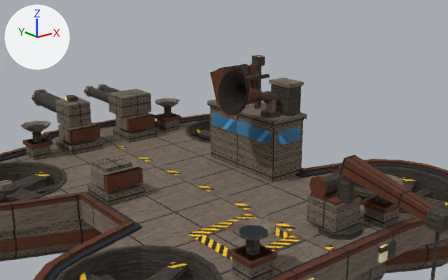
One commit to the glTF model art/models/swallowtail.glb: the scene before it, then after it.
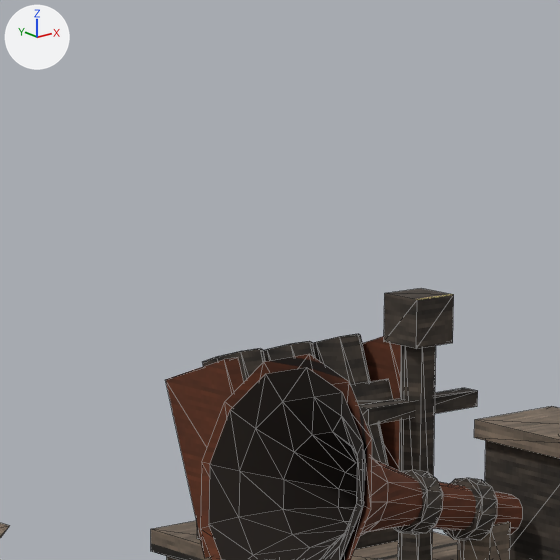
Old and new are each drawn from a 50 mm lens placed at (-85.5, -121.0, 84.1), pointed at (15.4, 5.1, 33.7) and again close up on the part from 40% to 64% of the width and 0% to 38% of the height. The lights are fixed; the arrows at upper left show +X, +Y and +Z. The first two pictures are the older version. The close-ups show mesh edges as thin lines. Where no turn or scale is listed for an object, it has been applied to the vertices.

Script lines for the objects in view, before the commit:
```python
me_flare_strap = bpy.data.meshes.new('flare_strap')
me_flare_strap.from_pydata(...)  # 8 vertices, 12 faces; spans x 16.0..26.0, y 5.45..9.43, z 48.53..50.96
me_flare_strap.materials.append(mat_steel_dark)  # picture img_dark
me_horn_collar_001 = bpy.data.meshes.new('horn_collar.001')
me_horn_collar_001.from_pydata(...)  # 24 vertices, 44 faces; spans x 13.19..14.89, y -11.1..-8.1, z 47.36..50.51
me_horn_collar_001.materials.append(mat_steel_dark)  # picture img_dark
me_yard = bpy.data.meshes.new('yard')
me_yard.from_pydata(...)  # a box spanning x 17.4..24.6, y -2.5..-1.5, z 51.0..51.8
me_yard.materials.append(mat_steel_dark)  # picture img_dark
ob_flare_strap = bpy.data.objects.new('flare_strap', me_flare_strap)
ob_flare_strap.location = (0.0, 0.0, 0.0)
ob_horn_collar_001 = bpy.data.objects.new('horn_collar.001', me_horn_collar_001)
ob_horn_collar_001.location = (0.0, 0.0, 0.0)
ob_yard = bpy.data.objects.new('yard', me_yard)
ob_yard.location = (0.0, 0.0, 0.0)
# also in view: 'island_mast' at (21.0, -2.0, 49.0); 'horn_post' at (18.6, -9.6, 45.8); 'flare_tube.001' at (21.0, 7.0, 48.4); 'stack' at (23.6, -9.8, 46.8); 'flare_tube.002' at (24.3, 7.0, 48.4)
```
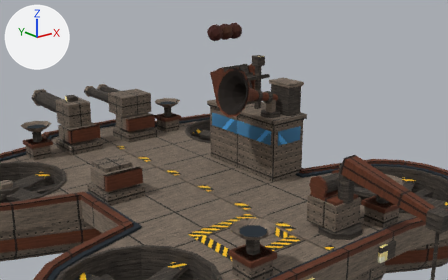
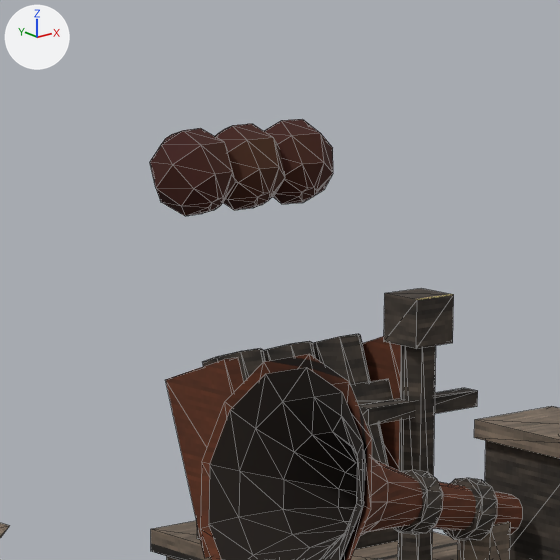
Pixel boxes (x1, y1, x2, y2) of what changed, in the close-ups (560 x 560 px):
```json
{"object": "flare_star", "change": "added", "after": [150, 128, 235, 216], "on screen": "brown"}
{"object": "flare_star.001", "change": "added", "after": [215, 124, 285, 210], "on screen": "brown"}
{"object": "flare_star.002", "change": "added", "after": [264, 119, 333, 204], "on screen": "brown"}
```

Edits to the scene script, one JSON object a line:
```json
{"op": "add", "block": "me_flare_star_002", "code": ["me_flare_star_002 = bpy.data.meshes.new('flare_star.002')", "me_flare_star_002.from_pydata(...)  # 40 vertices, 76 faces; spans x 22.11..26.49, y 9.57..14.06, z 59.6..63.95", "me_flare_star_002.materials.append(mat_amber_ember)  # picture img_ember"]}
{"op": "add", "block": "me_flare_star_001", "code": ["me_flare_star_001 = bpy.data.meshes.new('flare_star.001')", "me_flare_star_001.from_pydata(...)  # 40 vertices, 76 faces; spans x 18.88..23.12, y 9.65..13.98, z 59.6..63.95", "me_flare_star_001.materials.append(mat_amber_ember)  # picture img_ember"]}
{"op": "add", "block": "me_flare_star", "code": ["me_flare_star = bpy.data.meshes.new('flare_star')", "me_flare_star.from_pydata(...)  # 40 vertices, 76 faces; spans x 15.51..19.89, y 9.57..14.06, z 59.6..63.95", "me_flare_star.materials.append(mat_amber_ember)  # picture img_ember"]}
{"op": "add", "block": "ob_flare_star_002", "code": ["ob_flare_star_002 = bpy.data.objects.new('flare_star.002', me_flare_star_002)", "ob_flare_star_002.location = (0.0, 0.0, 0.0)"]}
{"op": "add", "block": "ob_flare_star_001", "code": ["ob_flare_star_001 = bpy.data.objects.new('flare_star.001', me_flare_star_001)", "ob_flare_star_001.location = (0.0, 0.0, 0.0)"]}
{"op": "add", "block": "ob_flare_star", "code": ["ob_flare_star = bpy.data.objects.new('flare_star', me_flare_star)", "ob_flare_star.location = (0.0, 0.0, 0.0)"]}
```
